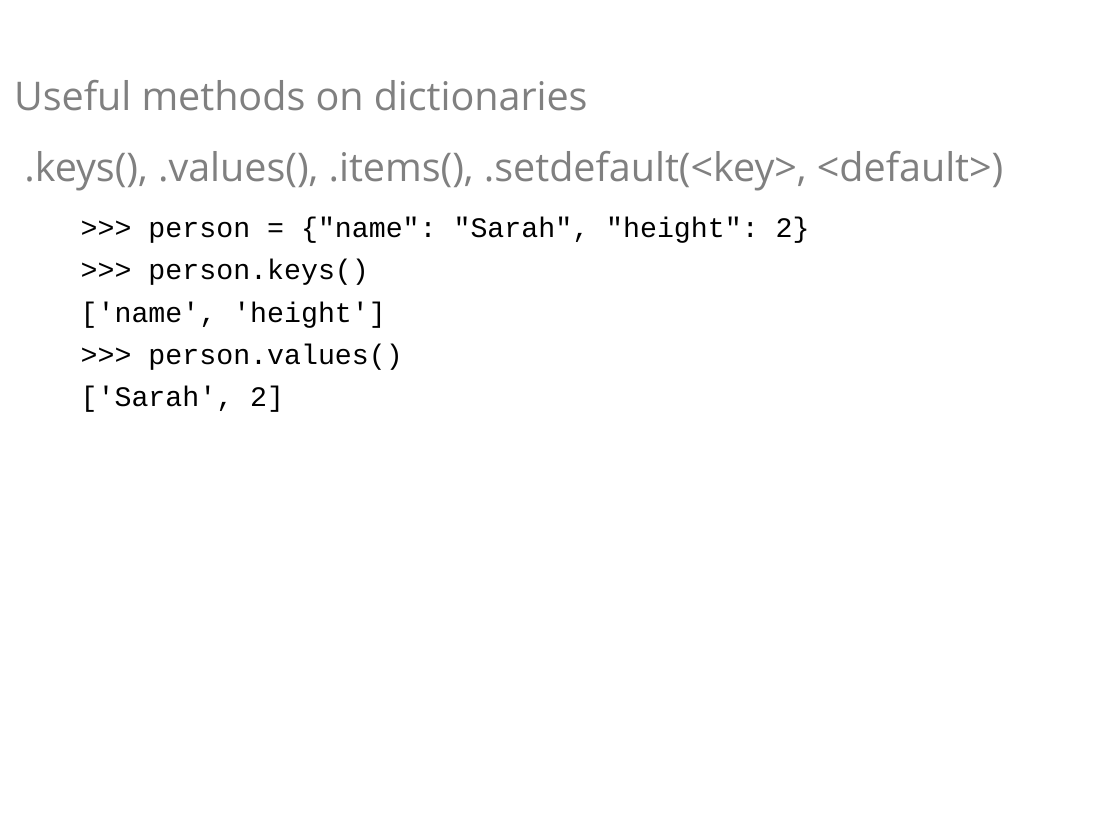
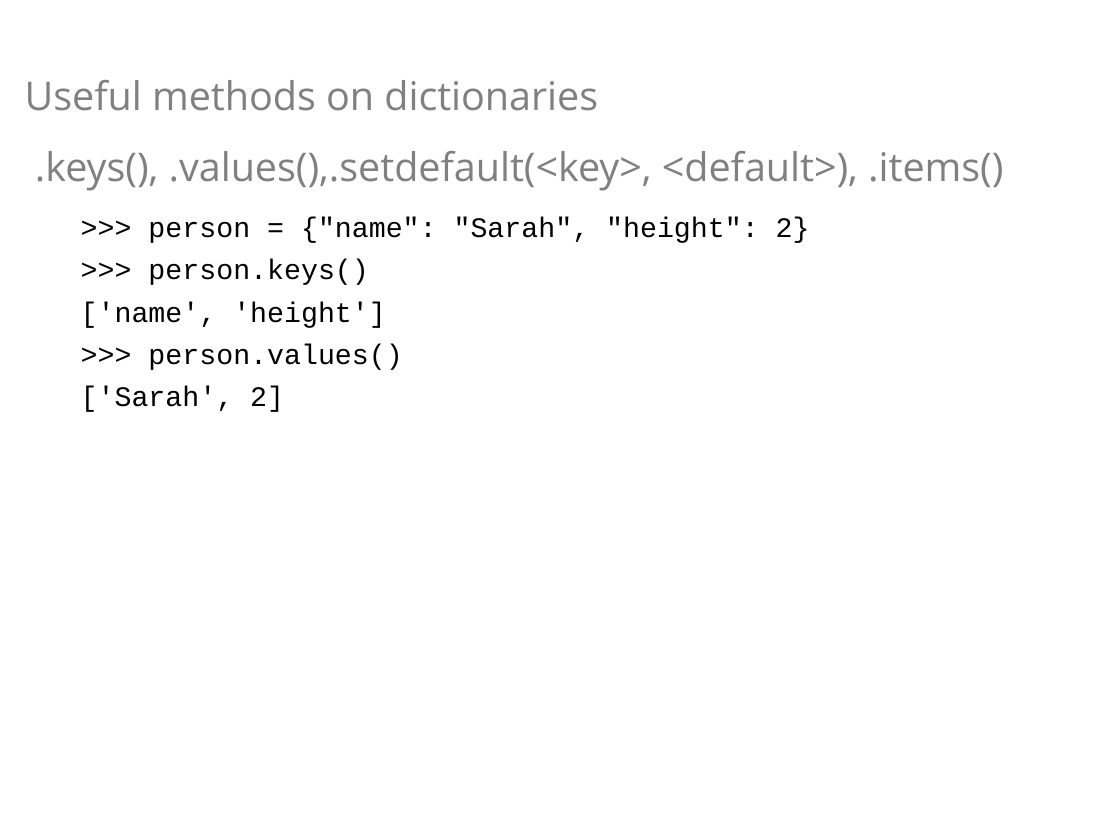
Before and after one commit to ncasuk/ncas-isc, a slide deck: slide 29 of python/presentations/learning_python/19_ceda-dict.ppt. Drawn at 1120x840 pixels with LibreOffice and Linux fonts; fonts in the diff are those of the drawing; background and template pictures are left out. Boxes give left, top, right and bottom in pixels: in the first picture for what was removed or moved away, otherwise in the second. Text is boxed around its words. In the diff, an @@ line names an element or a change of style, - is before the commit and + after.

Commit message:
Added .items() loop example to dict slides

```diff
--- a/python/presentations/learning_python/19_ceda-dict.ppt
+++ b/python/presentations/learning_python/19_ceda-dict.ppt
@@ text "Useful methods on dictionaries": place and size @@
-text "Useful methods on dictionaries" at (14, 80, 1003, 191)
+text "Useful methods on dictionaries" at (25, 80, 1003, 191)
@@ text at (35, 151, 1003, 191): text changed @@
-.keys(), .values(), .items(), .setdefault(<key>, <default>)
+.keys(), .values(),.setdefault(<key>, <default>), .items()
```
Also in this commit, not shown: 2 other slides changed, 1 slide added, 3 other files.
